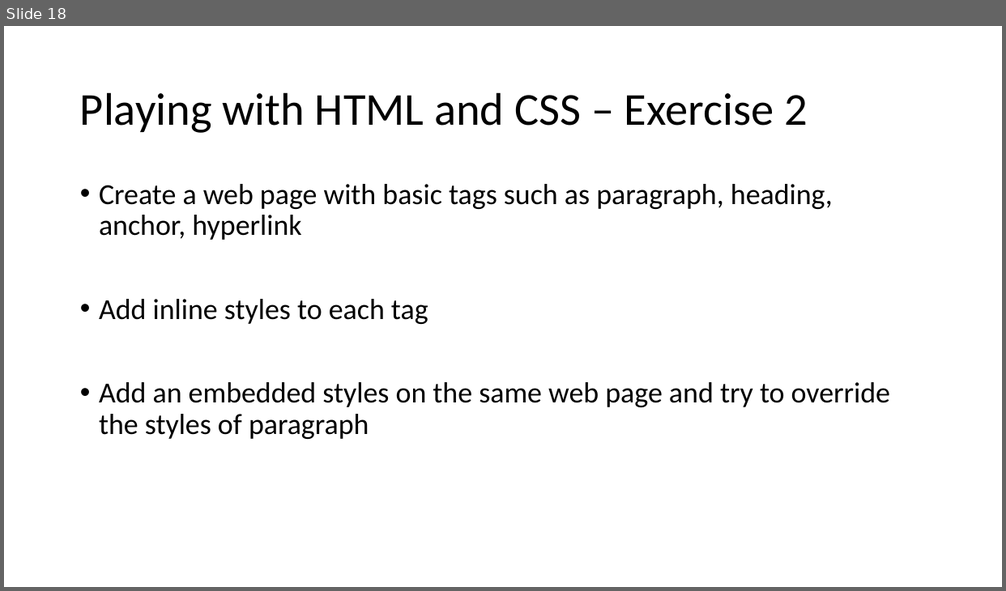
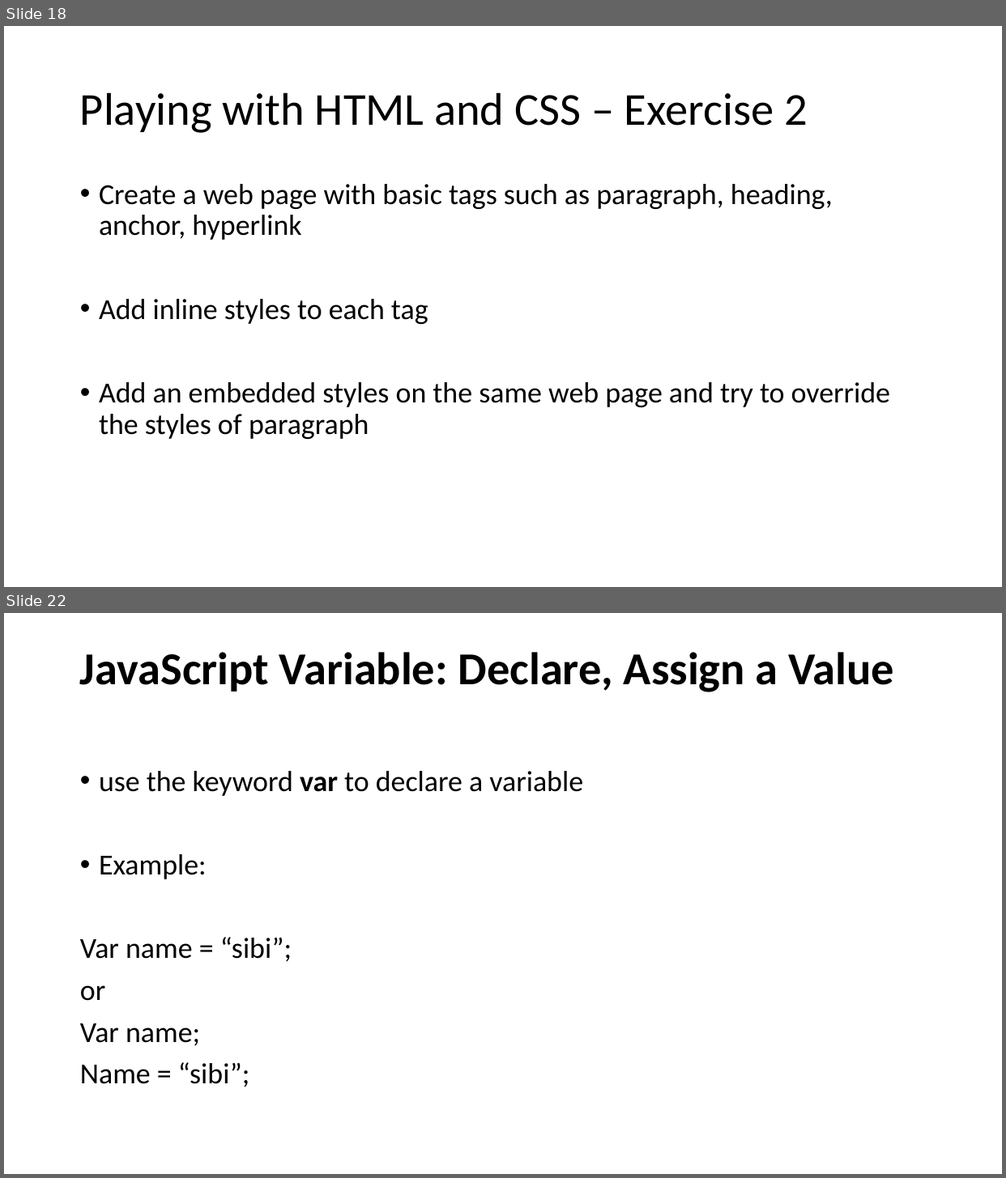
Before and after one commit to sibichakkaravarthy/CSE4004--WebTechnologies, a slide deck: WT_LAB.pptx. Shown one above the other, each under a label of ours: slide 18 before the commit, slides 18 and 22 after it; the slides between them are not shown. The pictures are 1006x591 and 1006x1178 pixels, drawn with LibreOffice and Linux fonts; fonts in the diff are those of the drawing. Boxes give left, top, right and bottom in pixels: in the first picture for what was removed or moved away, otherwise in the second. Text is boxed around its words. In the diff, an @@ line names an element or a change of style, - is before the commit and + after.

```diff
--- a/WT_LAB.pptx
+++ b/WT_LAB.pptx
@@ slide 22 added at bbox=[4, 613, 1002, 1174], background #FFFFFF @@
@@ title added at bbox=[80, 652, 894, 692], 44 pt, text #000000, bold @@
+JavaScript Variable: Declare, Assign a Value
@@ text added at bbox=[80, 771, 583, 1088], 28 pt, text #000000 @@
+• use the keyword var to declare a variable
+• Example:
+Var name = “sibi”;
+or
+Var name;
+Name = “sibi”;
```
Also in this commit, not shown: 17 other slides added.
